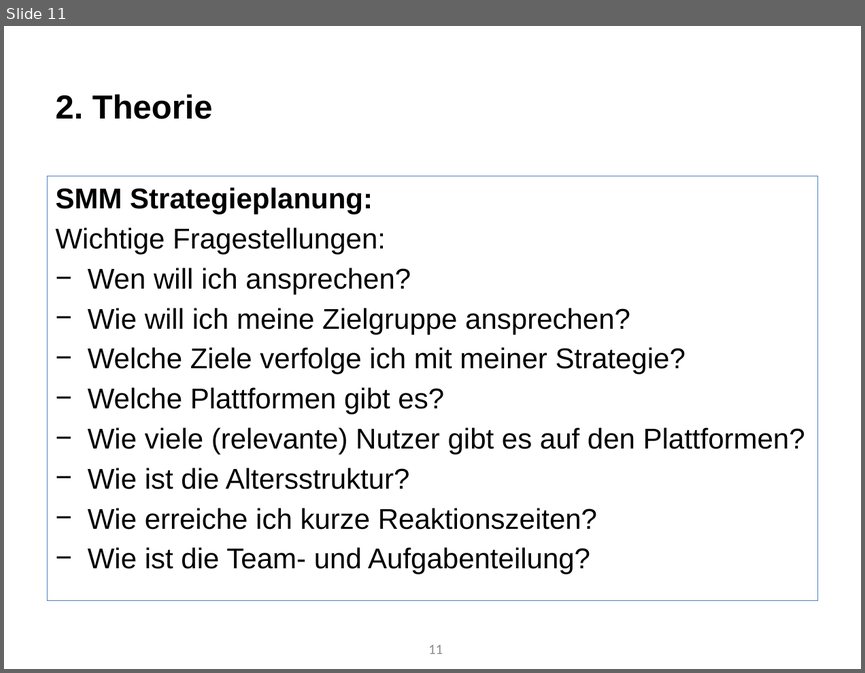
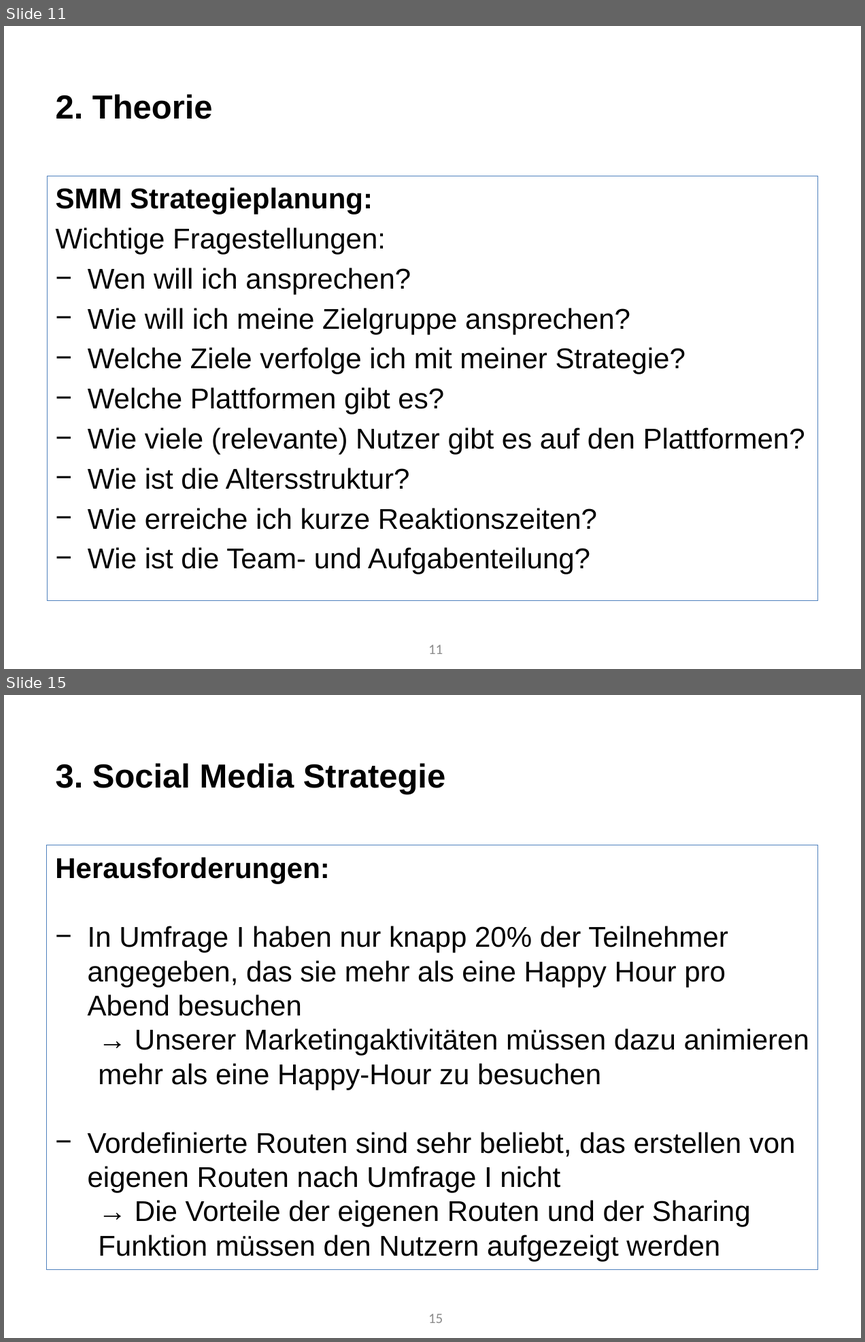
Before and after one commit to Roba1993/Happy-Hour, a slide deck: documents/marketing/Social Media Marketingkonzept/Marketingstrategie - Social Media (5.7).pptx. Shown one above the other, each under a label of ours: slide 11 before the commit, slides 11 and 15 after it; the slides between them are not shown. The pictures are 865x673 and 865x1342 pixels, drawn with LibreOffice and Linux fonts; fonts in the diff are those of the drawing. Boxes give left, top, right and bottom in pixels: in the first picture for what was removed or moved away, otherwise in the second. Text is boxed around its words. In the diff, an @@ line names an element or a change of style, - is before the commit and + after.

Commit message:
Version 1.0 Social Media Marketingkonzept

```diff
--- a/documents/marketing/Social Media Marketingkonzept/Marketingstrategie - Social Media (5.7).pptx
+++ b/documents/marketing/Social Media Marketingkonzept/Marketingstrategie - Social Media (5.7).pptx
@@ slide 15 added at (x1=4, y1=695, x2=861, y2=1338), background #FFFFFF @@
@@ text added at (x1=56, y1=763, x2=445, y2=794), 28 pt, text #000000, bold @@
+3. Social Media Strategie
@@ rectangle added at (x1=47, y1=845, x2=818, y2=1269), outline #4F81BD 0.75 pt @@
@@ text added at (x1=55, y1=857, x2=809, y2=1261), 24 pt, text #000000 @@
+Herausforderungen:
+− In Umfrage I haben nur knapp 20% der Teilnehmer angegeben, das sie mehr als eine Happy Hour pro Abend besuchen
+  → Unserer Marketingaktivitäten müssen dazu animieren mehr als eine Happy-Hour zu besuchen
+− Vordefinierte Routen sind sehr beliebt, das erstellen von eigenen Routen nach Umfrage I nicht
+  → Die Vorteile der eigenen Routen und der Sharing Funktion müssen den Nutzern aufgezeigt werden
@@ page number added at (x1=428, y1=1313, x2=443, y2=1323), 12 pt, text #8C8C8C @@
+15
```
Also in this commit, not shown: 7 slides changed, 2 other slides added.
